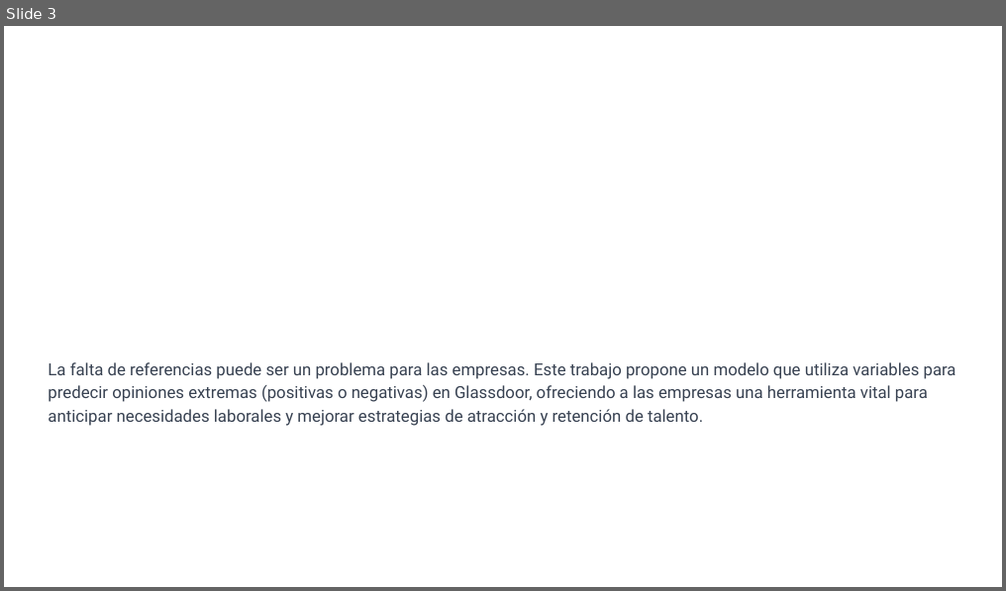
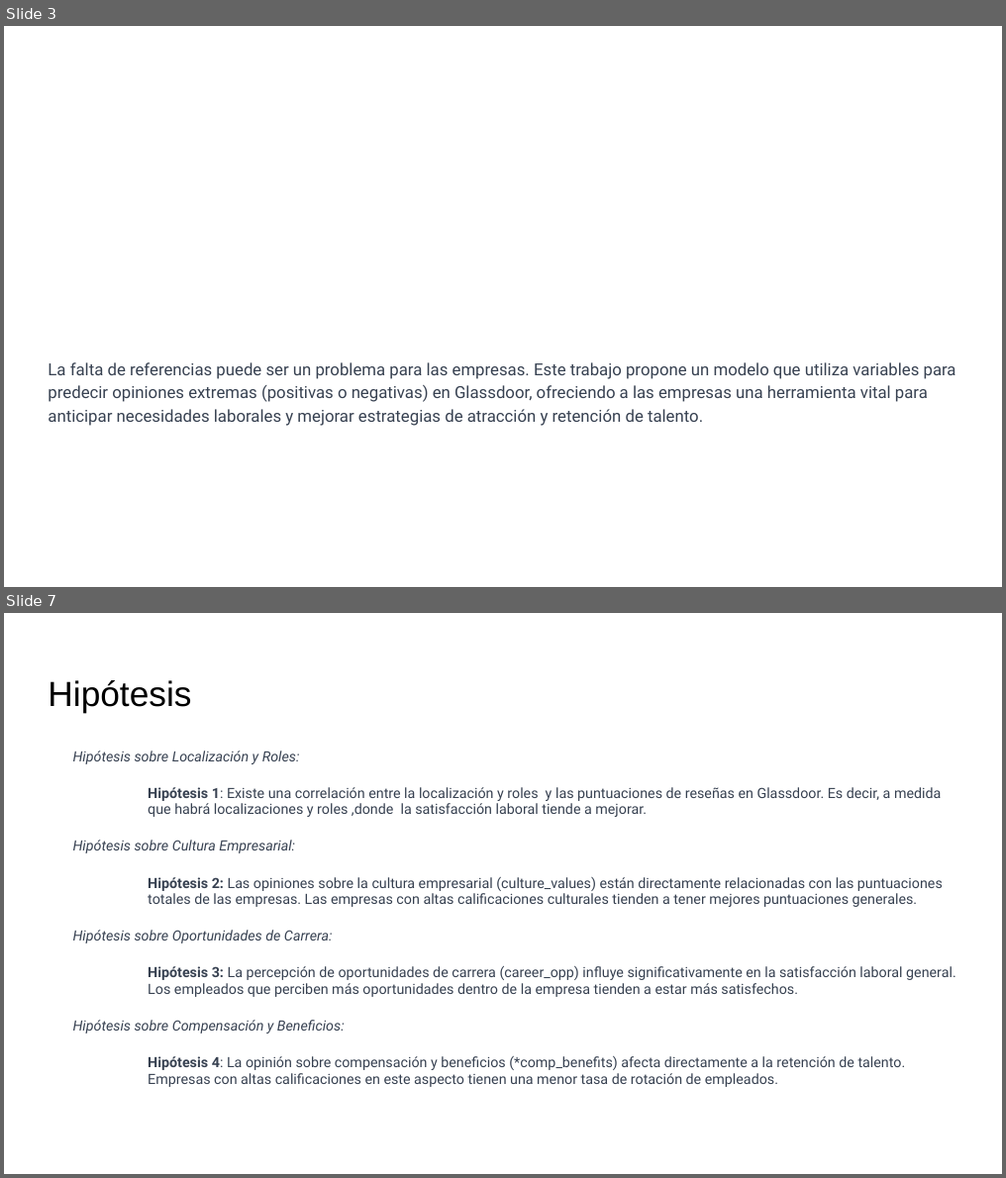
Before and after one commit to worldbp/Coderhouse-DS, a slide deck: Pre-Entrega Proyecto Final/Presentacion Pre-Entega Proyecto Final.pptx. Shown one above the other, each under a label of ours: slide 3 before the commit, slides 3 and 7 after it; the slides between them are not shown. The pictures are 1006x591 and 1006x1178 pixels, drawn with LibreOffice and Linux fonts; fonts in the diff are those of the drawing. Boxes give left, top, right and bottom in pixels: in the first picture for what was removed or moved away, otherwise in the second. Text is boxed around its words. In the diff, an @@ line names an element or a change of style, - is before the commit and + after.

```diff
--- a/Pre-Entrega Proyecto Final/Presentacion Pre-Entega Proyecto Final.pptx
+++ b/Pre-Entrega Proyecto Final/Presentacion Pre-Entega Proyecto Final.pptx
@@ slide 7 added at (x1=4, y1=613, x2=1002, y2=1174), background #FFFFFF @@
@@ title added at (x1=48, y1=680, x2=191, y2=712), 25.2 pt, text #000000 @@
+Hipótesis
@@ text added at (x1=73, y1=751, x2=956, y2=1087), 10.2 pt, text #374151 @@
+Hipótesis sobre Localización y Roles:
+Hipótesis 1: Existe una correlación entre la localización y roles y las puntuaciones de reseñas en Glassdoor. Es decir, a medida que habrá localizaciones y roles ,donde la satisfacción laboral tiende a mejorar.
+Hipótesis sobre Cultura Empresarial:
+Hipótesis 2: Las opiniones sobre la cultura empresarial (culture_values) están directamente relacionadas con las puntuaciones totales de las empresas. Las empresas con altas calificaciones culturales tienden a tener mejores puntuaciones generales.
+Hipótesis sobre Oportunidades de Carrera:
+Hipótesis 3: La percepción de oportunidades de carrera (career_opp) influye significativamente en la satisfacción laboral general. Los empleados que perciben más oportunidades dentro de la empresa tienden a estar más satisfechos.
+Hipótesis sobre Compensación y Beneficios:
+Hipótesis 4: La opinión sobre compensación y beneficios (*comp_benefits) afecta directamente a la retención de talento. Empresas con altas calificaciones en este aspecto tienen una menor tasa de rotación de empleados.
```
Also in this commit, not shown: 22 other slides added.
